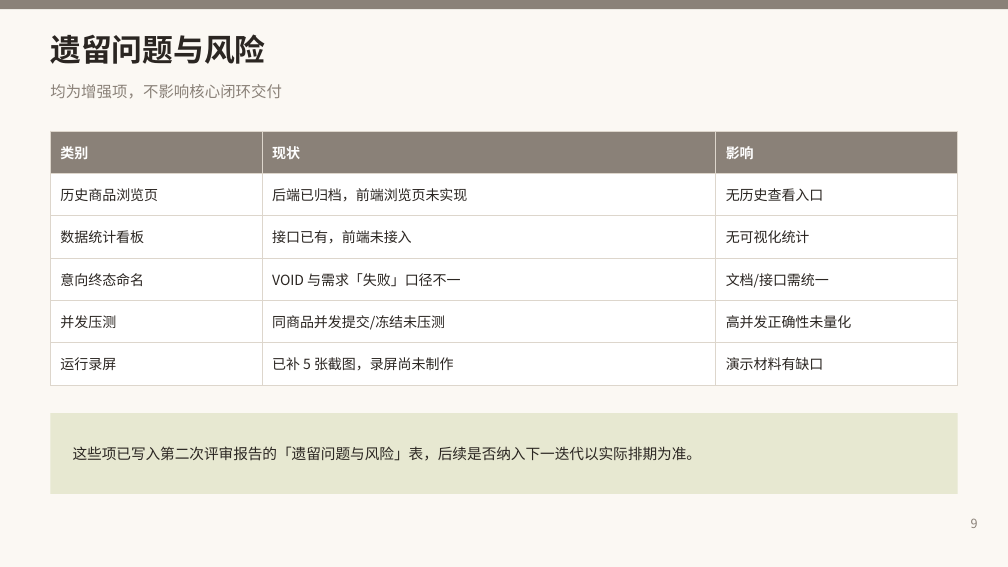
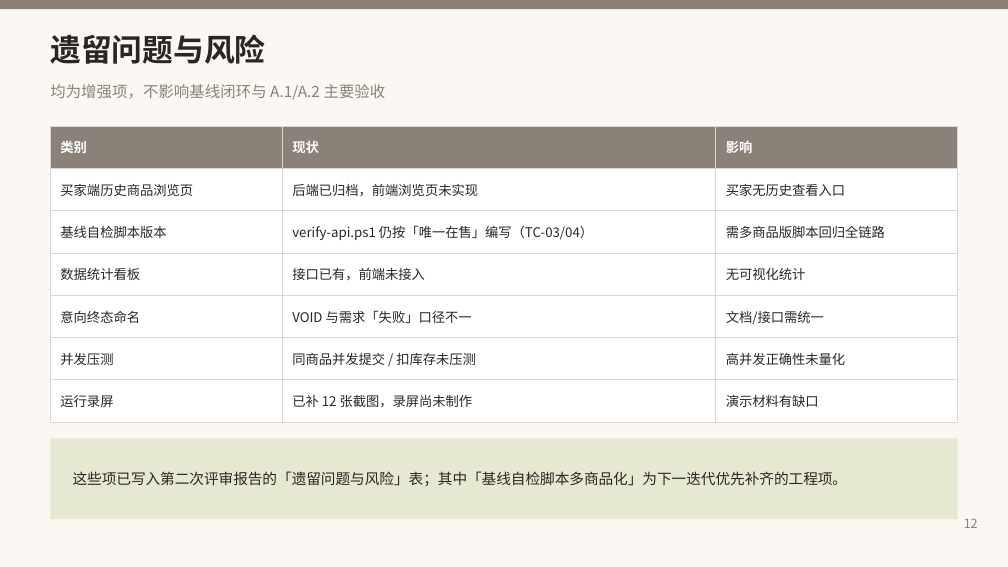
Before and after one commit to kaskk345/pingxixi-online-shoppingplatform, a slide deck: slide 12 of docs/media/第二周_第二次评审_讲述版.pptx (slide 9 before the commit). Drawn at 1008x567 pixels with LibreOffice and Linux fonts; fonts in the diff are those of the drawing. Boxes give left, top, right and bottom in pixels: in the first picture for what was removed or moved away, otherwise in the second. Text is boxed around its words. In the diff, an @@ line names an element or a change of style, - is before the commit and + after.

Commit message:
docs(评审): 讲述版PPT升级为13页（A.1/A.2扩为3页）并重导出逐页预览图片

```diff
--- a/docs/media/第二周_第二次评审_讲述版.pptx
+++ b/docs/media/第二周_第二次评审_讲述版.pptx
@@ text at (50,84,386,100): text changed @@
-均为增强项，不影响核心闭环交付
+均为增强项，不影响基线闭环与 A.1/A.2 主要验收
@@ table at (50,126,958,411) @@
-row 2: 历史商品浏览页 | 后端已归档，前端浏览页未实现 | 无历史查看入口
+row 2: 买家端历史商品浏览页 | 后端已归档，前端浏览页未实现 | 买家无历史查看入口
+row 3: 基线自检脚本版本 | verify-api.ps1 仍按「唯一在售」编写（TC-03/04） | 需多商品版脚本回归全链路
-row 6, column 2: 同商品并发提交/冻结未压测
+row 6, column 2: 同商品并发提交 / 扣库存未压测
-row 7, column 2: 已补 5 张截图，录屏尚未制作
+row 7, column 2: 已补 12 张截图，录屏尚未制作
@@ table: place and size @@
-table at (50,131,958,374)
+table at (50,126,958,411)
@@ rectangle: place and size @@
-rectangle at (50,413,958,494)
+rectangle at (50,438,958,519)
@@ text at (73,471,848,486): text changed @@
-这些项已写入第二次评审报告的「遗留问题与风险」表，后续是否纳入下一迭代以实际排期为准。
+这些项已写入第二次评审报告的「遗留问题与风险」表；其中「基线自检脚本多商品化」为下一迭代优先补齐的工程项。
@@ text at (964,518,978,528): text changed @@
-9
+12
```
Also in this commit, not shown: 8 other slides changed, 4 slides added, 2 slides removed, 16 other files.
